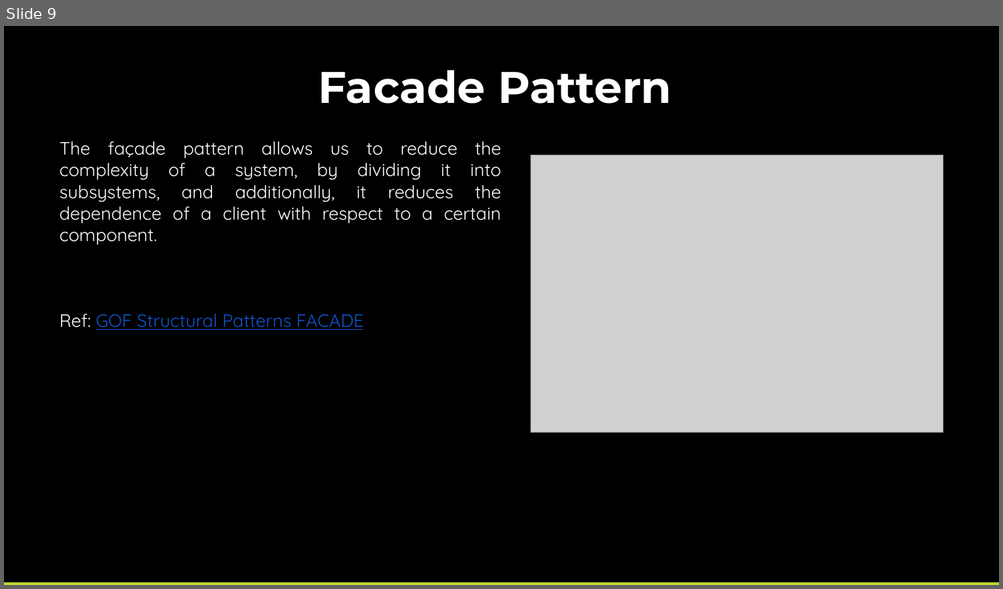
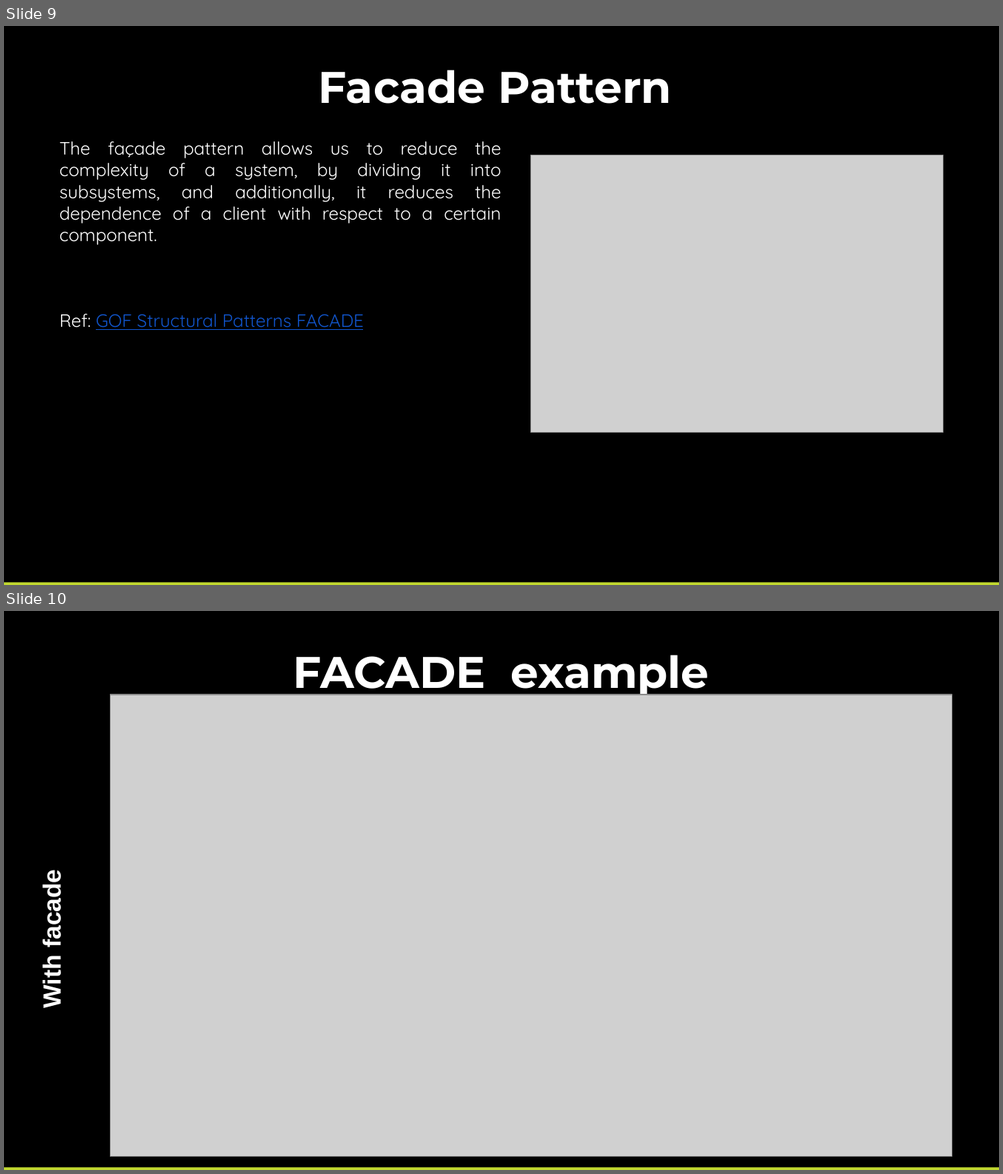
Before and after one commit to pcastellanos/TeamTraining, a slide deck: Design Patterns/Design Patterns.pptx. Shown one above the other, each under a label of ours: slide 9 before the commit, slides 9 and 10 after it. The pictures are 1003x589 and 1003x1174 pixels, drawn with LibreOffice and Linux fonts; fonts in the diff are those of the drawing; grey boxes stand for pictures. Boxes give left, top, right and bottom in pixels: in the first picture for what was removed or moved away, otherwise in the second. Text is boxed around its words. In the diff, an @@ line names an element or a change of style, - is before the commit and + after.

Commit message:
Facade example

```diff
--- a/Design Patterns/Design Patterns.pptx
+++ b/Design Patterns/Design Patterns.pptx
@@ slide 10 added at (4, 611, 999, 1170), background #000000 @@
@@ text added at (293, 655, 708, 699), 32 pt, text #FFFFFF, bold @@
+FACADE example
@@ picture added at (111, 695, 952, 1157) @@
@@ text added at (38, 877, 65, 1007), 18 pt, text #FFFFFF, bold @@
+With facade
@@ rectangle added at (4, 1168, 999, 1170), fill #C1D82F @@
```
